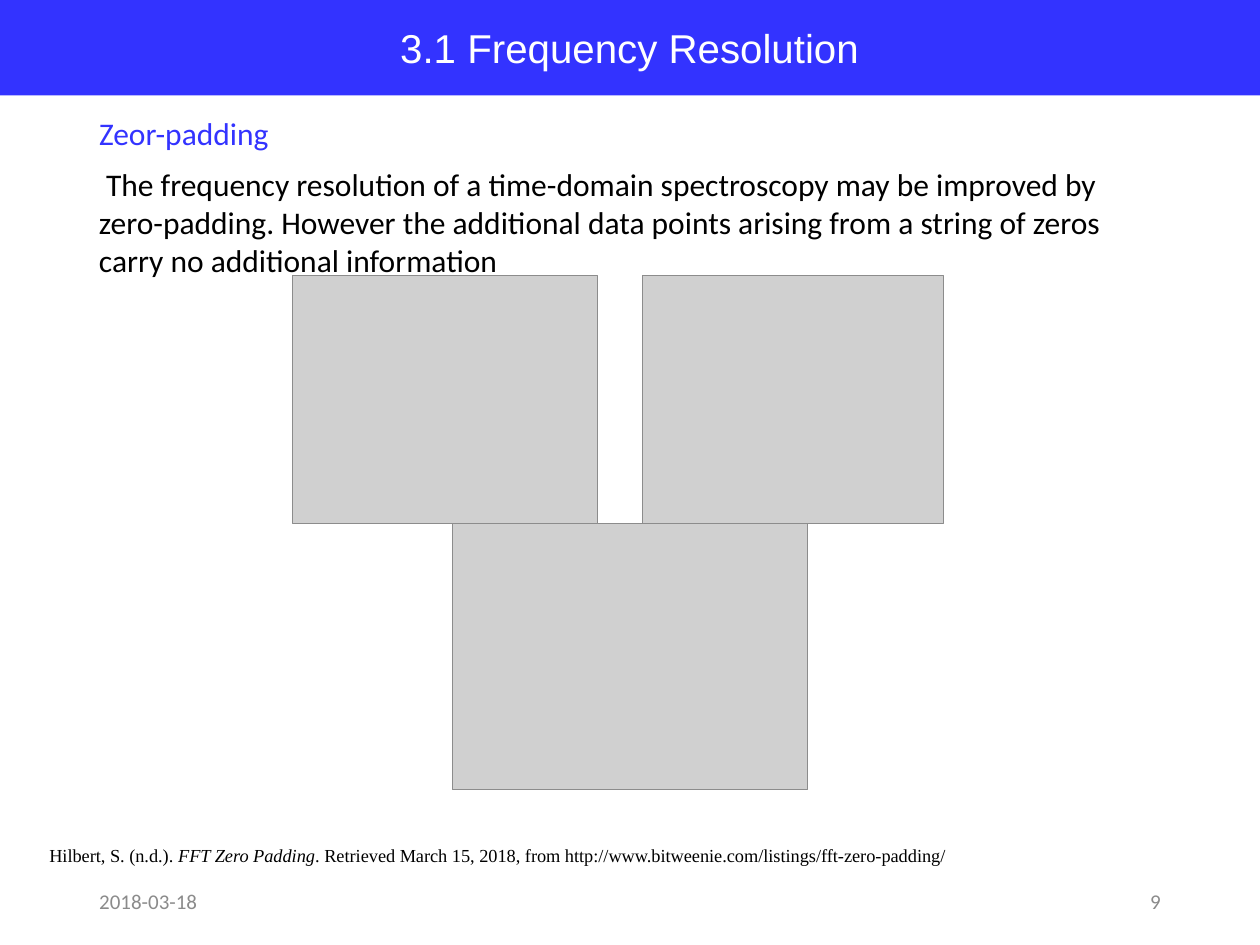
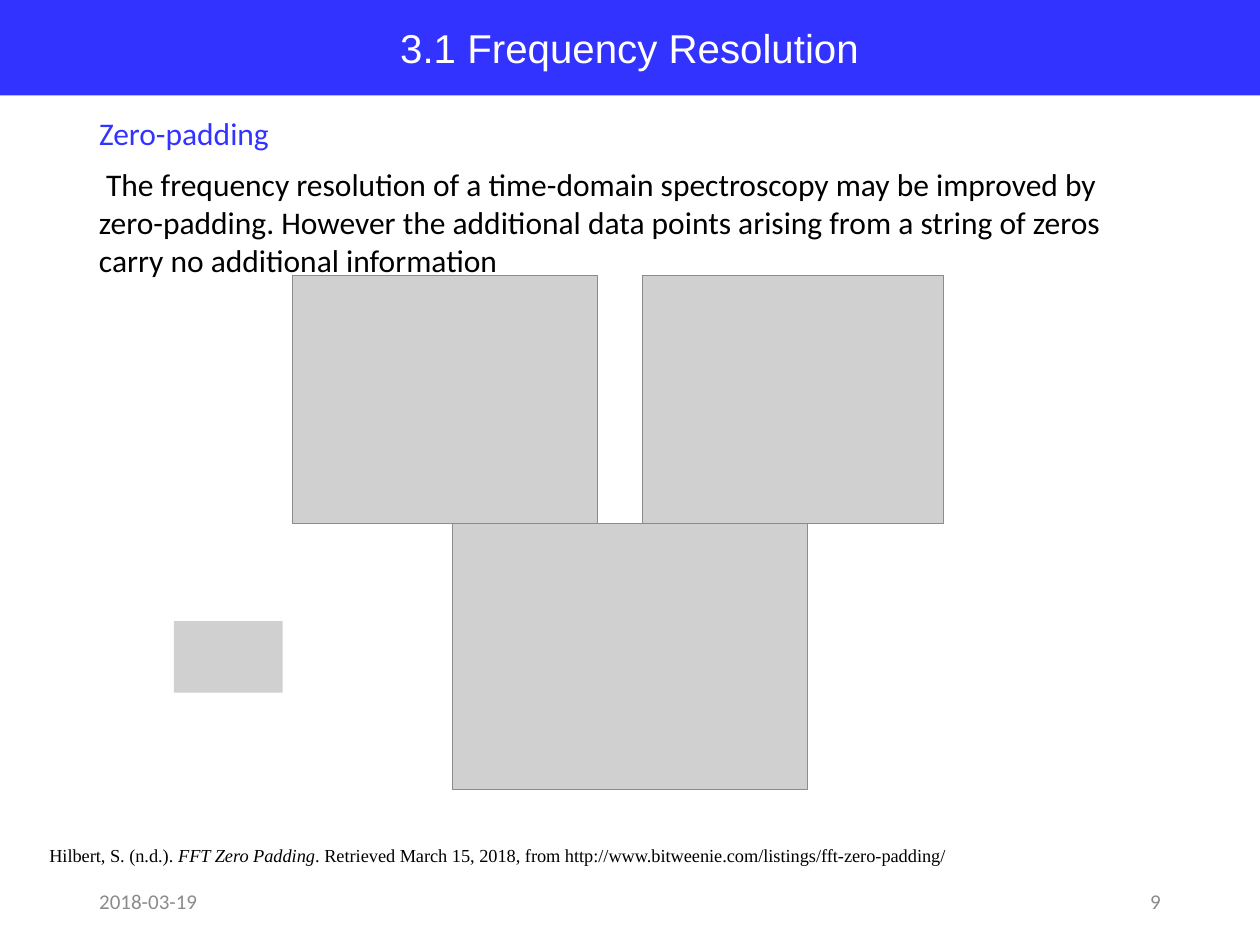
Before and after one commit to jglee96/NBTP_Lab, a slide deck: slide 9 of Terahertz Metrology/Ch3/Terahertz Metrology_Ch3.pptx. Drawn at 1260x945 pixels with LibreOffice and Linux fonts; fonts in the diff are those of the drawing; grey boxes stand for pictures. Boxes give left, top, right and bottom in pixels: in the first picture for what was removed or moved away, otherwise in the second. Text is boxed around its words. In the diff, an @@ line names an element or a change of style, - is before the commit and + after.

```diff
--- a/Terahertz Metrology/Ch3/Terahertz Metrology_Ch3.pptx
+++ b/Terahertz Metrology/Ch3/Terahertz Metrology_Ch3.pptx
@@ text at [99,123,269,151]: text changed @@
-Zeor-padding
+Zero-padding
@@ picture added at [174,621,282,693] @@
@@ text at [99,895,197,909]: text changed @@
-2018-03-18
+2018-03-19
```
Also in this commit, not shown: 18 other slides changed, 1 slide removed, 6 other files.
